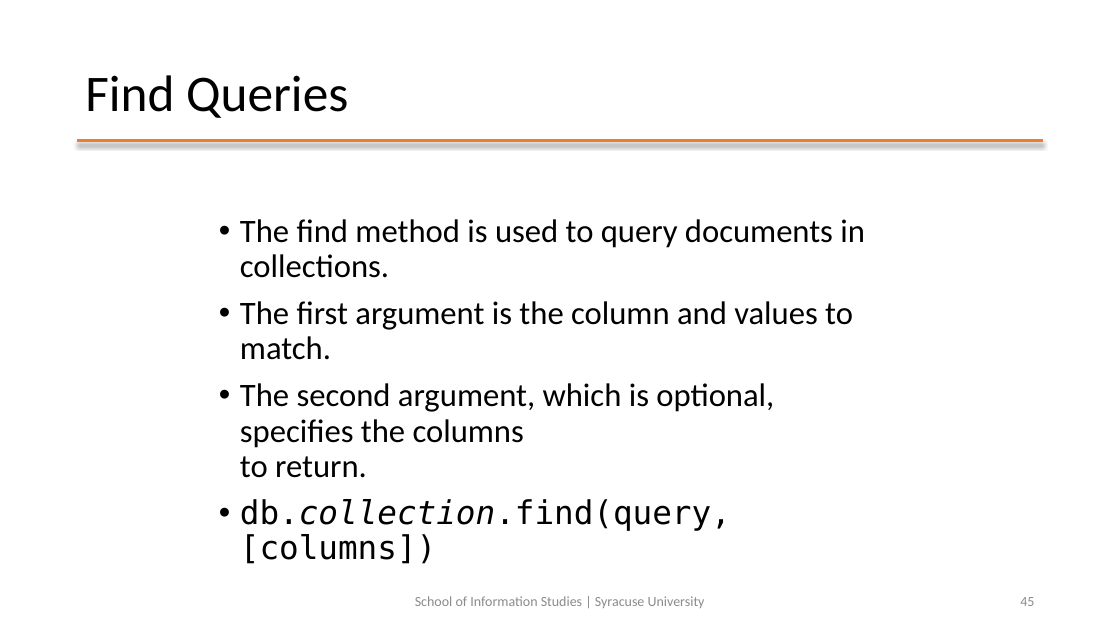
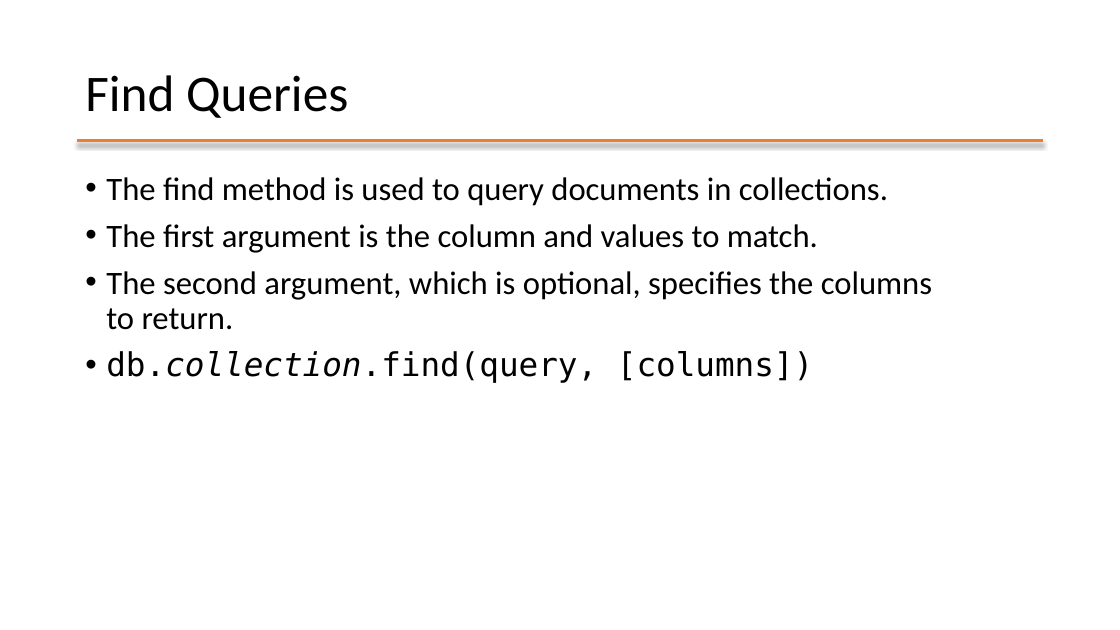
Before and after one commit to mafudge/ist769-old, a slide deck: slide 39 of content/F-Document/F-Document.pptx (slide 45 before the commit). Drawn at 1120x630 pixels with LibreOffice and Linux fonts; fonts in the diff are those of the drawing. Boxes give left, top, right and bottom in pixels: in the first picture for what was removed or moved away, otherwise in the second. Text is boxed around its words. In the diff, an @@ line names an element or a change of style, - is before the commit and + after.

```diff
--- a/content/F-Document/F-Document.pptx
+++ b/content/F-Document/F-Document.pptx
@@ text "The find method is used ..." rewrapped from (240, 219, 865, 564) to (106, 177, 932, 383) @@
@@ text removed at (415, 596, 705, 608) @@
-School of Information Studies | Syracuse University
@@ page number removed at (1020, 597, 1034, 606) @@
-45
```
Also in this commit, not shown: 14 other slides changed, 11 slides added, 58 slides removed, 7 other files.
